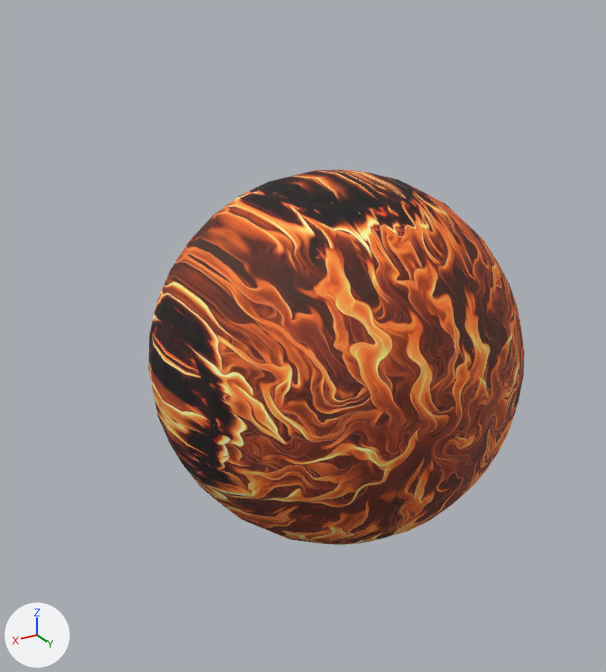
Two versions of the glTF model assets/models/enemy_6.glb, one commit apart.
The view is the same before and after, from a 50 mm camera at (2.29, 3.49, 1.91) aimed at (0.13, -0.13, 0.1). Arrows for +X, +Y and +Z are at lower left; the lights stay in place. The older version comes first. Vertices at exactly the same position are counted once.

The first picture shows '球'.
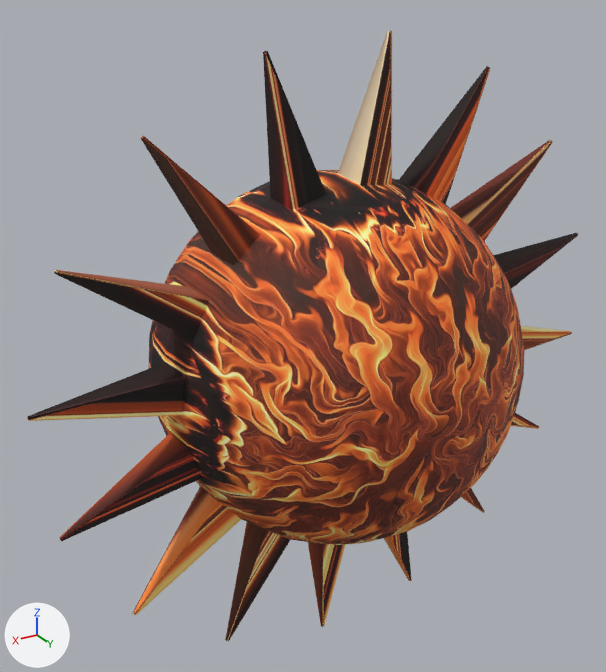
Changed parts and their boxes (x1, y1, x2, y2) in the pictures (606 x 672 px):
'球', reshaped (47% wider, 62% taller): before (149, 170, 524, 545); after (27, 31, 578, 641)
part 1 of me_球, built on: before (163, 173, 391, 479); after (27, 31, 578, 641)

Edits to the bpy script that builds the scene:
```text
Change me_球:
    used by ob_球; location = (0.0, 0.0, 0.0)
    remove me_球.from_pydata(...)  # 482 vertices, 960 faces; spans x -1.0..1.0, y -1.0..1.0, z -1.0..1.0
    add me_球.from_pydata(...)  # 546 vertices, 1088 faces; spans x -1.67..1.67, y -1.0..1.0, z -1.67..1.67
    me_球 part 1
    32 faces are deleted
    64 vertices are added at x -1.67..1.67, y 0.16..0.17, z -1.67..1.67
    160 new faces join them
```
